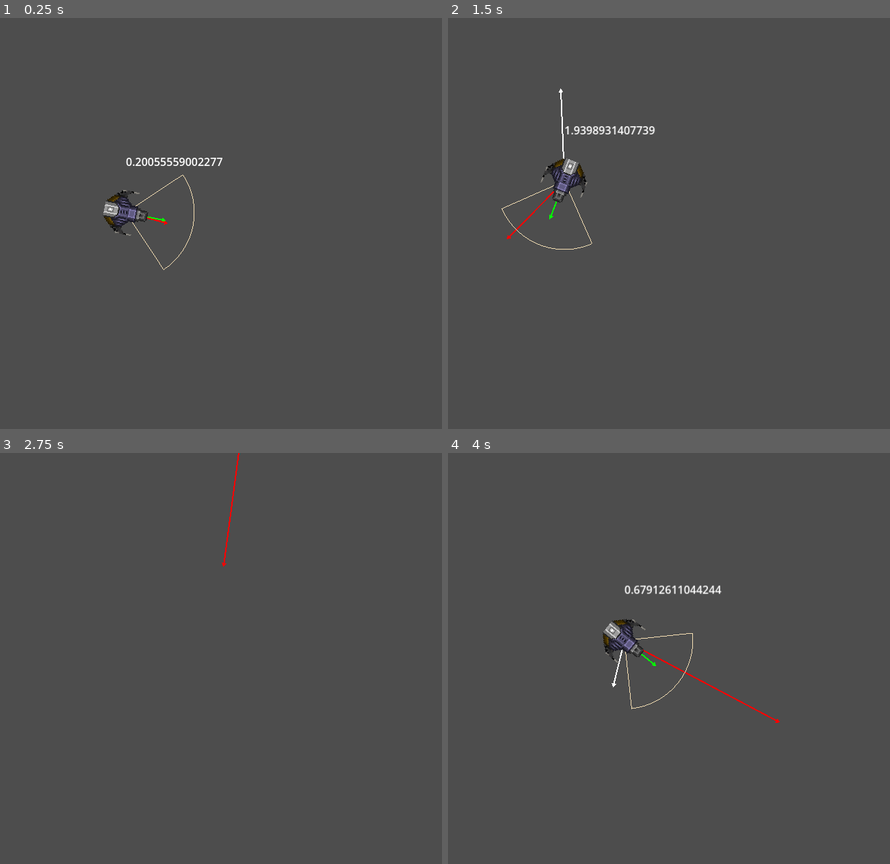
Above: before the commit, frames 1-4 (two rows, left to right).
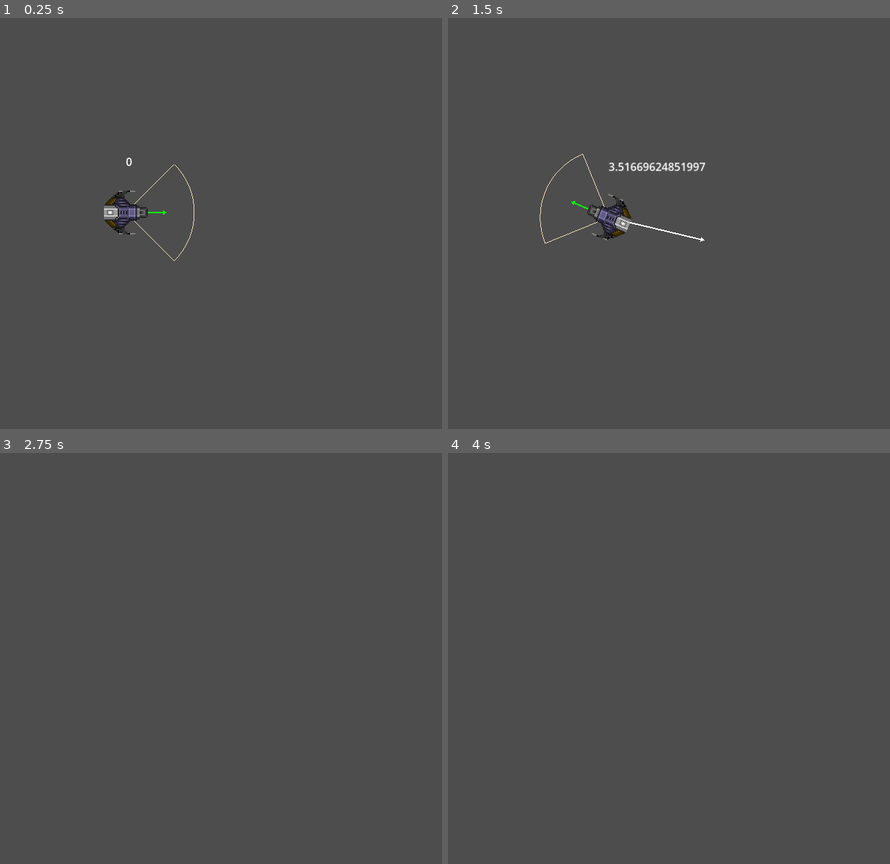
Above: after the commit, the same moments.

Repository: JohnMeadow1/GodotGeometryElements
Game: Godot game, scene res://main.tscn
Same seed, same stepped clock (60 frames per second), same inputs: the game is played once before the commit and once after it.
Inputs (mouse positions are in pixels of both pictures, inside the frame that each line leads up to):
- Up to frame 1 (0.25 s): no input
- Up to frame 2 (1.5 s): move the mouse to (735, 202) at 0.52 s; hold D (RIGHT) 0.53-1.28 s; move the mouse to (505, 244) at 1.27 s; hold S (DOWN) from 1.28 s (still down)
- Up to frame 3 (2.75 s): move the mouse to (221, 568) at 2.02 s; release S (DOWN) at 2.03 s; hold D (RIGHT) from 2.03 s (still down)
- Up to frame 4 (4 s): move the mouse to (589, 740) at 2.77 s; release D (RIGHT) at 2.78 s; hold W (UP) 2.78-3.53 s; move the mouse to (779, 720) at 3.52 s; hold A (LEFT) from 3.53 s (still down)

The runs differ from the first frame. In frame 1, 0.7% of the frame differs, in the area x 23-51%, y 34-62%; in frame 2, 1.9%, in the area x 12-59%, y 17-57%; in frame 3, less than 0.1%; in frame 4, 1.0%.

Commit message:
added mouse control toggle

Diff:
--- a/godot_4/03_steering/nodes/spaceship.gd
+++ b/godot_4/03_steering/nodes/spaceship.gd
@@ -16,17 +16,23 @@
 var in_field_of_view := false
 @onready var sprite_2d = $Sprite2D as Sprite2D
 
+var is_mouse_control := false
+
 func _process(delta):
 	process_input()
+	$Label.text = str(orientation)
 
-	vector_to_mouse = get_global_mouse_position() - position
-	var angle_to_mouse = atan2(vector_to_mouse.y, vector_to_mouse.x)
-	orientation = lerp(orientation, angle_to_mouse, 0.1)
+	if is_mouse_control:
+		vector_to_mouse = get_global_mouse_position() - position
+		var dot = heading.dot(vector_to_mouse.normalized())
+		var cross = heading.cross(vector_to_mouse.normalized())
+		var angle_to_mouse = atan2(cross, dot) * 10.0
+		orientation += angle_to_mouse * delta
+	else:
+		angular_velocity += angular_thrust * delta
+		orientation += angular_velocity
+		angular_velocity *= 0.9
 
-	$Label.text = str(orientation)
-#	angular_velocity += angular_thrust * delta
-#	orientation += angular_velocity
-	angular_velocity *= 0.9
 	heading = Vector2(cos(orientation), sin(orientation))
 
 	velocity += heading * thrust * delta
